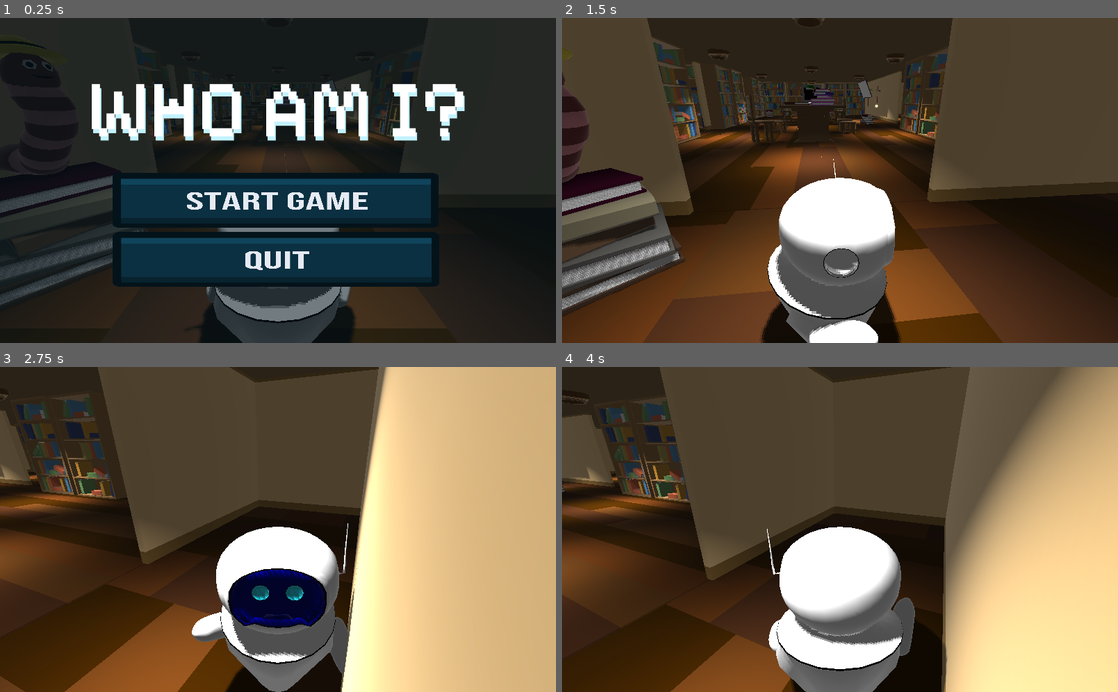
Above: before the commit, frames 1-4 (two rows, left to right).
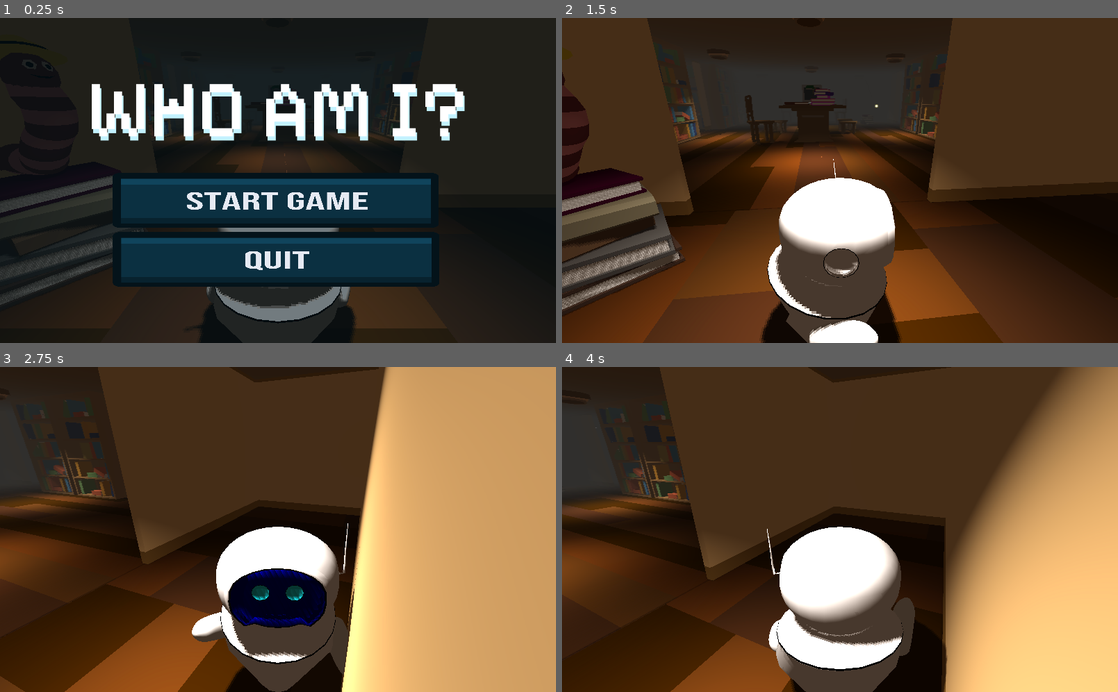
Above: after the commit, the same moments.

Repository: selinanatschke/3dprog
Game: Godot game, scene res://map/Main.tscn
The game is run twice, just before and just after one commit, with the same random seed, the same clock (stepped at 60 frames per second) and the same inputs.
Inputs (mouse positions are in pixels of both pictures, inside the frame that each line leads up to):
- Up to frame 1 (0.25 s): no input
- Up to frame 2 (1.5 s): click "START GAME" at 0.5 s; tap Enter at 1.25 s; move the mouse to (962, 164) at 1.27 s; hold Right (move_right) from 1.28 s (still down); click (962, 164) at 1.42 s
- Up to frame 3 (2.75 s): tap Space (jump) at 1.52, 2.27 s; move the mouse to (166, 545) at 2.02 s; release Right (move_right) at 2.03 s; hold Down (move_back) from 2.03 s (still down)
- Up to frame 4 (4 s): move the mouse to (895, 458) at 2.77 s; release Down (move_back) at 2.78 s; hold Right (move_right) 2.78-3.53 s; move the mouse to (812, 594) at 3.52 s; hold Up (move_forward) from 3.53 s (still down); click (812, 594) at 3.67 s; tap Space (jump) at 3.77 s

The runs differ from the first frame. In frame 1, 0.4% of the frame differs, in the area x 3-72%, y 25-100%; in frame 2, 10%; in frame 3, 41%, in the area x 0-100%, y 0-100%; in frame 4, 38%.

Commit message:
added WorldEnvironment
added WorldEnvironment node (Shader)

Diff:
--- a/game2/map/Main.tscn
+++ b/game2/map/Main.tscn
@@ -117,6 +117,21 @@
 "tilts": PoolRealArray( 0, 0, 0, 0, 0 )
 }
 
+[sub_resource type="Environment" id=19]
+ambient_light_color = Color( 0.546875, 0.440179, 0.358887, 1 )
+ambient_light_energy = 0.5
+fog_enabled = true
+fog_color = Color( 0.188235, 0.184314, 0.176471, 1 )
+fog_sun_color = Color( 0.215686, 0.192157, 0.14902, 1 )
+fog_depth_end = 50.0
+fog_depth_curve = 1.46409
+dof_blur_far_enabled = true
+dof_blur_far_amount = 0.04
+dof_blur_near_enabled = true
+glow_enabled = true
+adjustment_enabled = true
+adjustment_saturation = 1.1
+
 [node name="Main" type="Node"]
 script = ExtResource( 27 )
 flying_book_scene = ExtResource( 28 )
@@ -774,5 +789,8 @@
 wait_time = 0.5
 autostart = true
 
+[node name="WorldEnvironment" type="WorldEnvironment" parent="."]
+environment = SubResource( 19 )
+
 [connection signal="timeout" from="BookTimer" to="." method="_on_BookTimer_timeout"]
 [connection signal="timeout" from="RatTimer" to="." method="_on_RatTimer_timeout"]
Not shown: 1 places in game2/map/Main.tscn that only renumber resources
